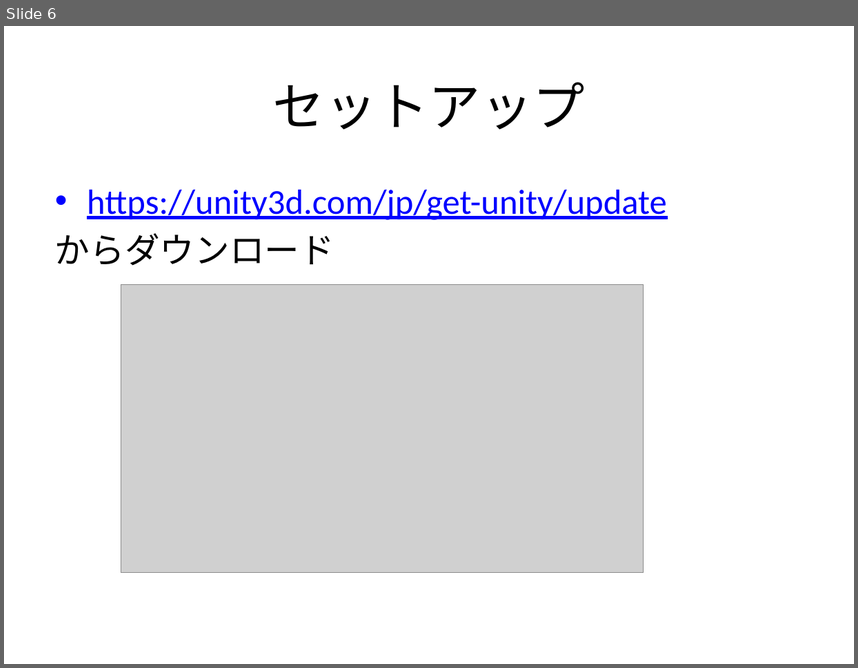
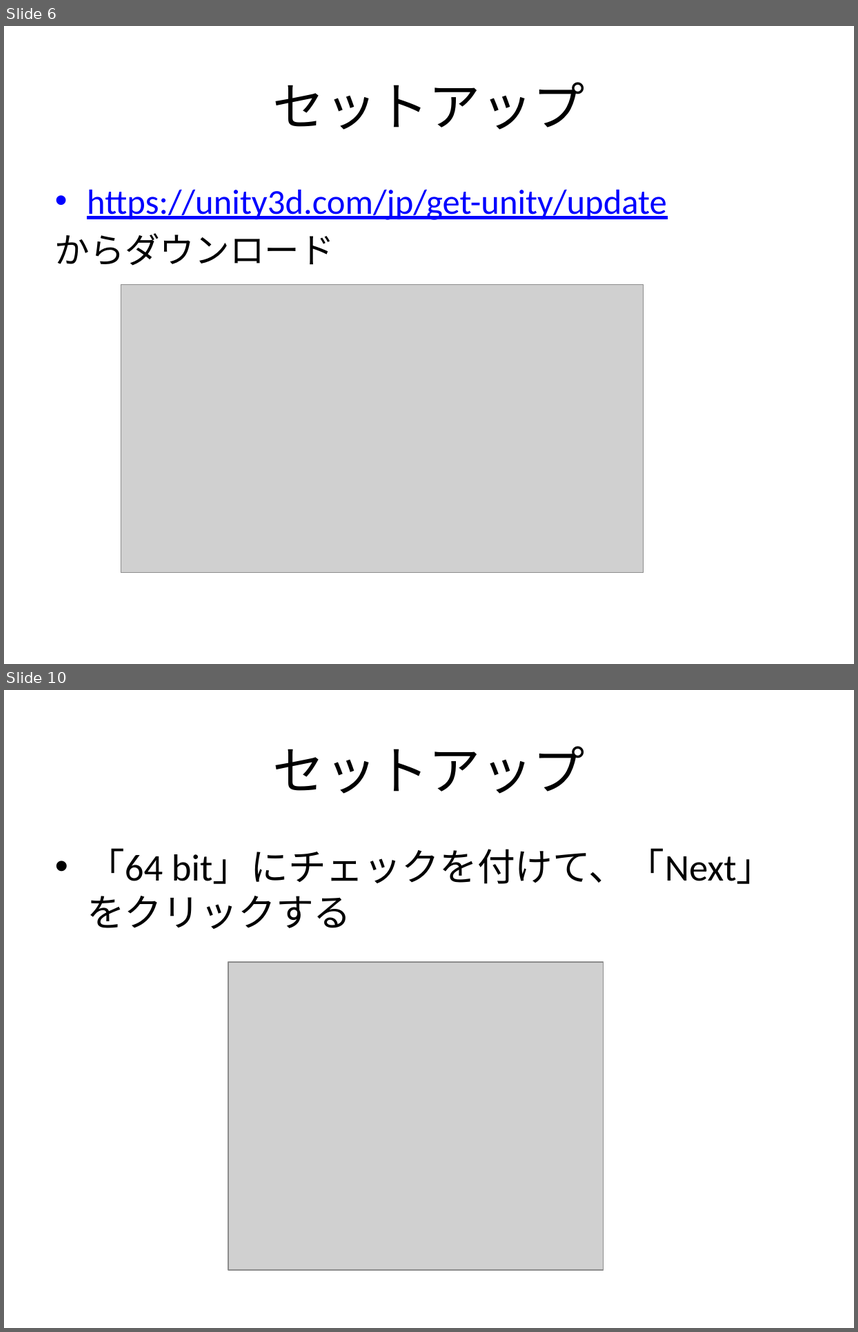
Before and after one commit to orochitungus/madoka_BAW, a slide deck: 講座資料/ゲーム開発講座２.pptx. Shown one above the other, each under a label of ours: slide 6 before the commit, slides 6 and 10 after it; the slides between them are not shown. The pictures are 858x668 and 858x1332 pixels, drawn with LibreOffice and Linux fonts; fonts in the diff are those of the drawing; grey boxes stand for pictures. Boxes give left, top, right and bottom in pixels: in the first picture for what was removed or moved away, otherwise in the second. Text is boxed around its words. In the diff, an @@ line names an element or a change of style, - is before the commit and + after.

Commit message:
資料2をアップ

```diff
--- a/講座資料/ゲーム開発講座２.pptx
+++ b/講座資料/ゲーム開発講座２.pptx
@@ slide 10 added at (x1=4, y1=690, x2=854, y2=1328), background #FFFFFF @@
@@ title added at (x1=273, y1=746, x2=585, y2=793), 44 pt, text #000000 @@
+セットアップ
@@ text added at (x1=87, y1=848, x2=775, y2=929), 32 pt, text #000000 @@
+• 「64 bit」にチェックを付けて、「Next」をクリックする
@@ picture added at (x1=228, y1=962, x2=604, y2=1270) @@
```
Also in this commit, not shown: 1 slide changed, 14 other slides added.
